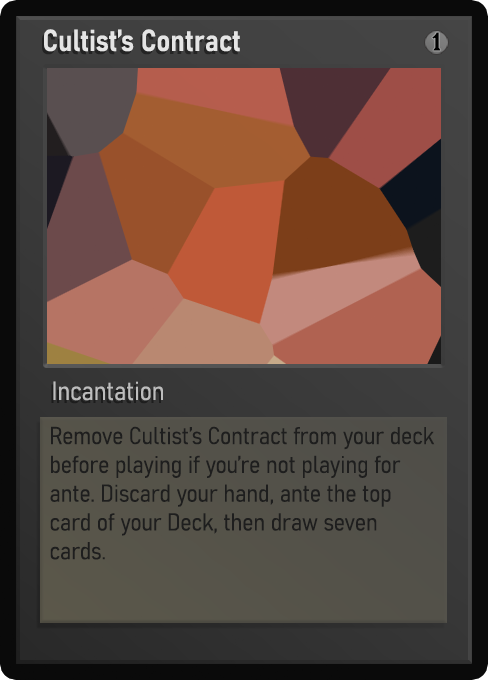
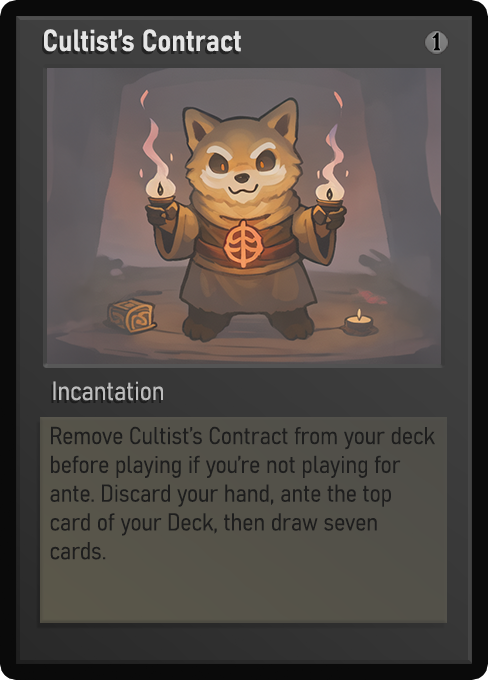
The second 488px x 680px image is a revision of the first. Changes to its layers:
painted on "Name" over [44, 29, 241, 52]
painted on "Class" over [72, 386, 151, 401]
painted on "Desc_norm" over [50, 426, 435, 560]
painted on "Artwork" over [47, 68, 441, 364]
